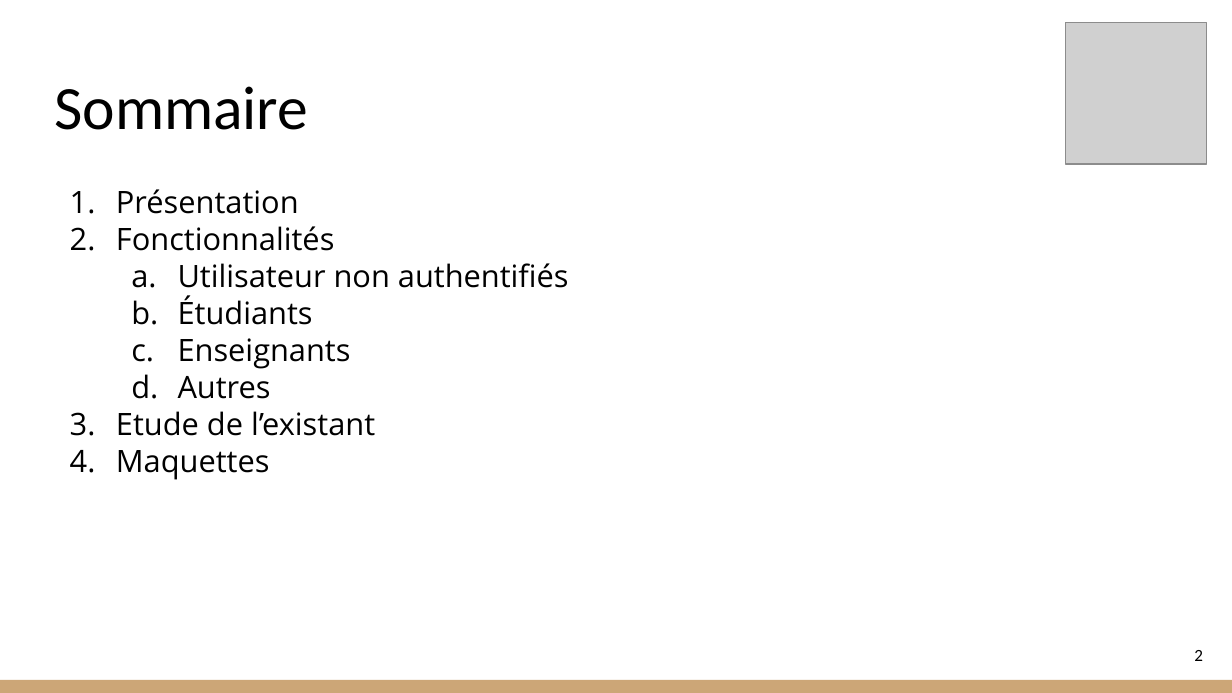
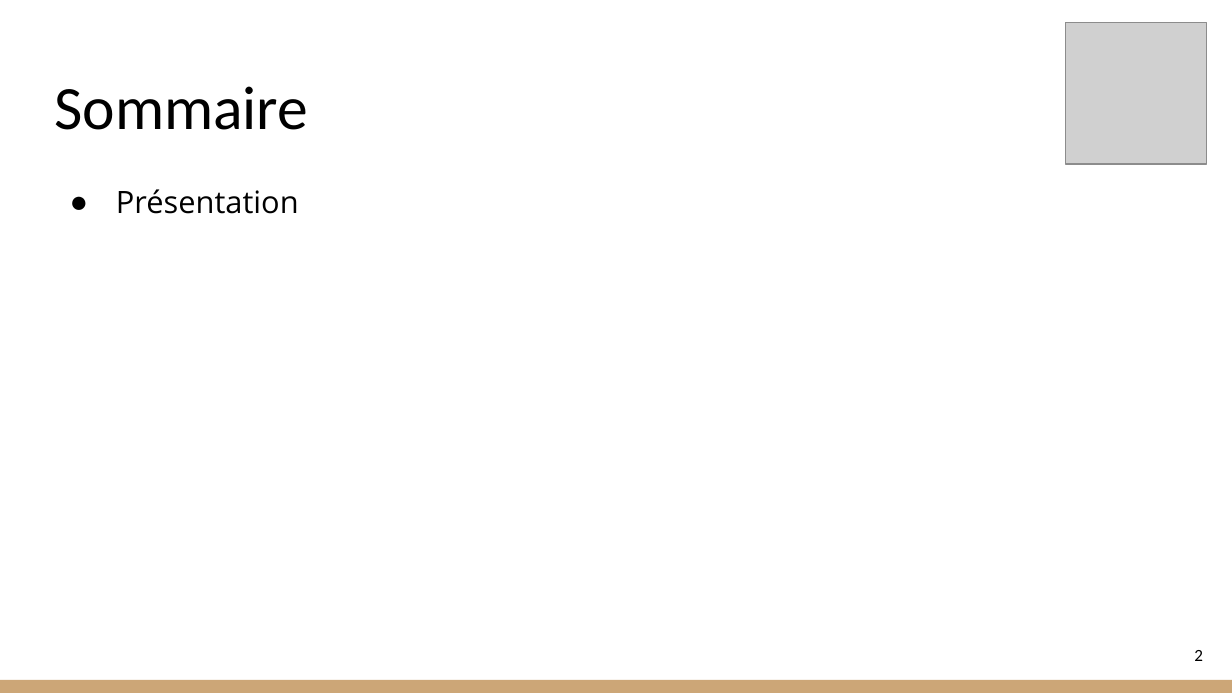
Before and after one commit to RohrbacherLeon/coditor, a slide deck: slide 2 of doc/Presentation_conception.pptx. Drawn at 1232x693 pixels with LibreOffice and Linux fonts; fonts in the diff are those of the drawing; grey boxes stand for pictures. Boxes give left, top, right and bottom in pixels: in the first picture for what was removed or moved away, otherwise in the second. Text is boxed around its words. In the diff, an @@ line names an element or a change of style, - is before the commit and + after.

```diff
--- a/doc/Presentation_conception.pptx
+++ b/doc/Presentation_conception.pptx
@@ text "Présentation" at (116,189,299,214): bullet 1. to ● @@
@@ text at (116,226,569,480): paragraphs removed @@
-2. Fonctionnalités
-  a. Utilisateur non authentifiés
-  b. Étudiants
-  c. Enseignants
-  d. Autres
-3. Etude de l’existant
-4. Maquettes
```
Also in this commit, not shown: 1 other slide changed, 3 slides added, 9 slides removed, 10 other files.
